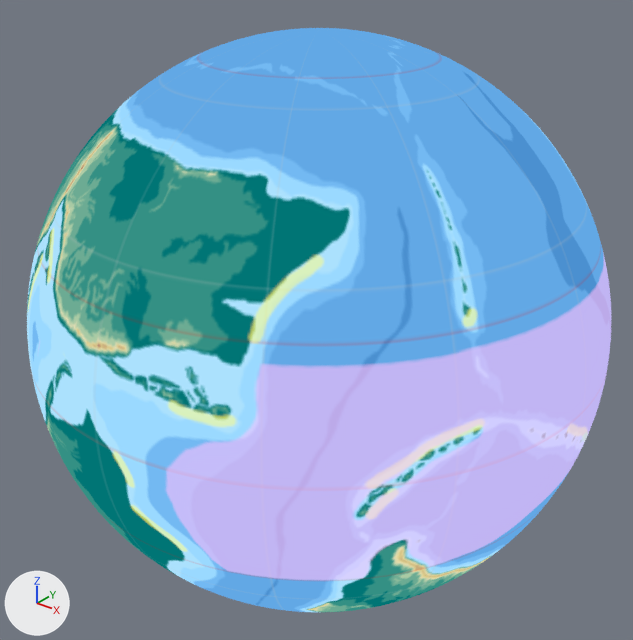
Two versions of the Blender file work/globe.blend, one commit apart.
Rendered twice from a camera (50 mm lens) standing at (7.1, -8.93, 5.53) and looking at (-0.03, -0.02, 0.0). Every picture has the same lights, and +X, +Y and +Z are marked at lower left.
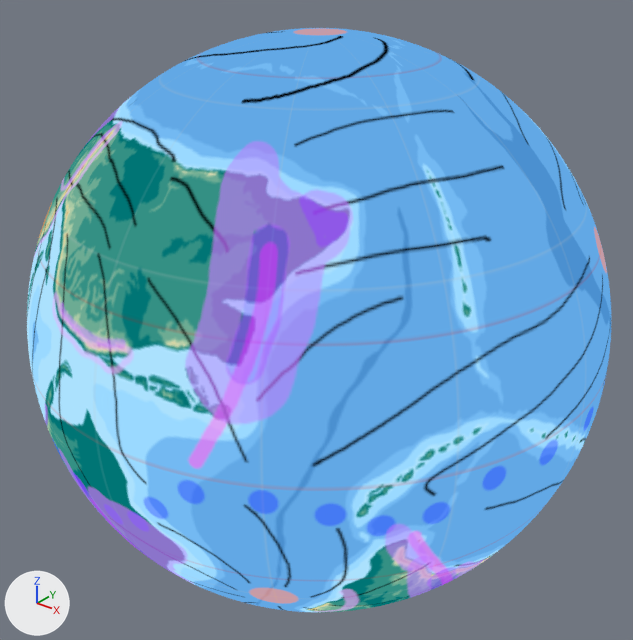
Location of each change, [x1, y1, x2, y2] in pixels of the pictures (633 x 640 px):
'Sphere', surface changed: [27, 28, 611, 612] in both

Diff of the bpy script that builds the scene:
```diff
--- a/work/globe.blend.py
+++ b/work/globe.blend.py
@@ img_winter_precipitations @@
+img_winter_precipitations = load_image('Winter Precipitations', 'Winter Precipitations.png', 5472, 2736, 'sRGB')
@@ img_summer_precipitations @@
+img_summer_precipitations = load_image('Summer Precipitations', 'Summer Precipitations.png', 5472, 2736, 'sRGB')
@@ mat_material_001 @@
 mat_material_001 = bpy.data.materials.new('Material.001')
-# nodes: Emission, Mix x8, OutputMaterial, TexImage x9
+# nodes: Emission, Mix x12, OutputMaterial, TexImage x11
 # uses the picture img_ao_topo_w_grid_png
@@ mat_material_001 @@
 # uses the picture img_summer_ocean_currents
+# uses the picture img_summer_precipitations
 # uses the picture img_summer_sea_ice
 # uses the picture img_summer_wind_patterns
-# uses the picture img_upwelling
```
